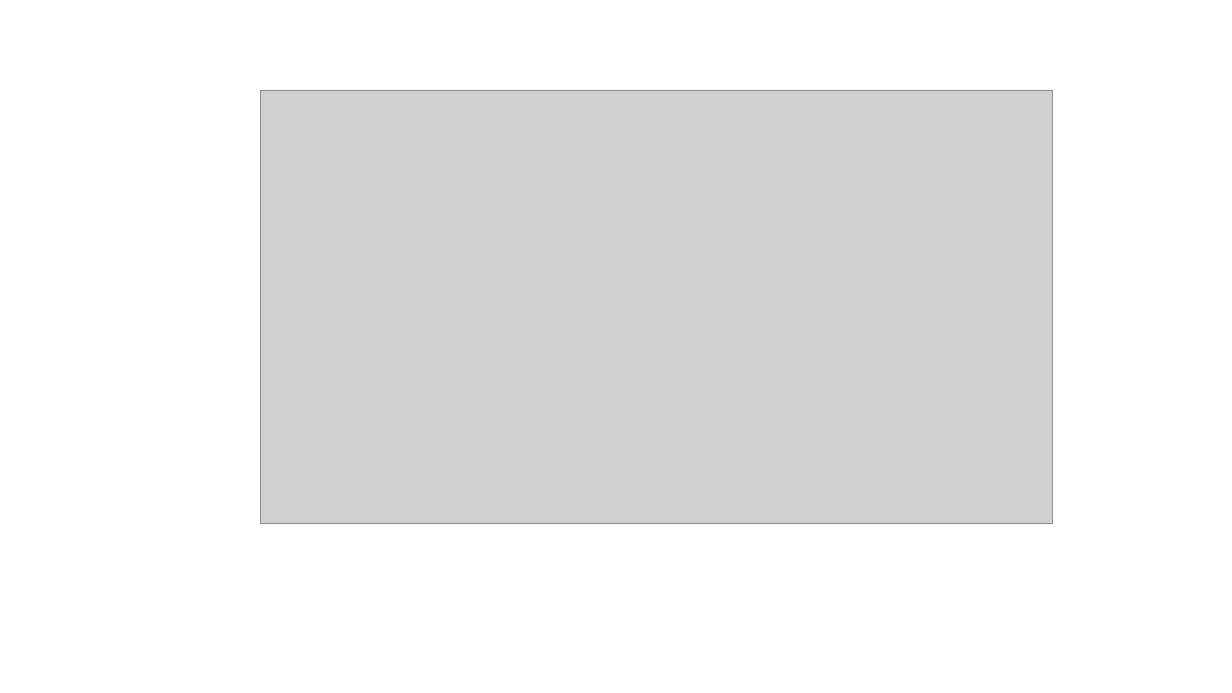
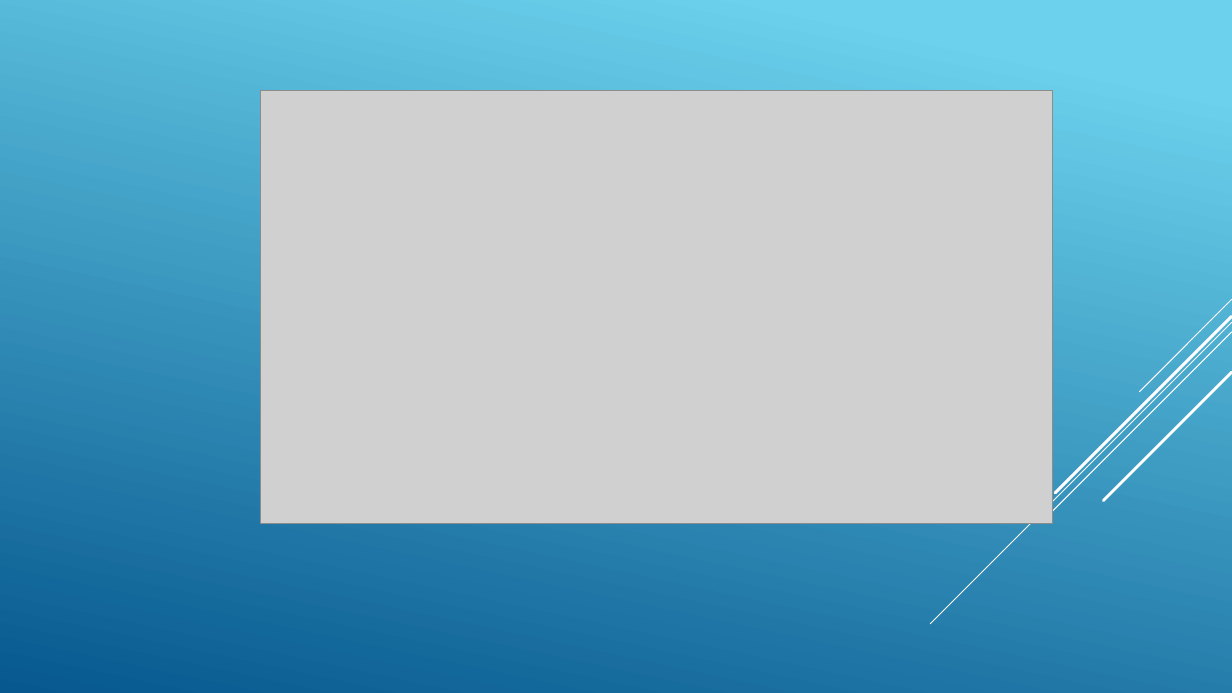
Before and after one commit to fvalverdeu/ChapterHundred-CodingDojo, a slide deck: slide 2 of example/DOM.pptx. Drawn at 1232x693 pixels with LibreOffice and Linux fonts; fonts in the diff are those of the drawing; grey boxes stand for pictures. Boxes give left, top, right and bottom in pixels: in the first picture for what was removed or moved away, otherwise in the second. Text is boxed around its words. In the diff, an @@ line names an element or a change of style, - is before the commit and + after.

```diff
--- a/example/DOM.pptx
+++ b/example/DOM.pptx
@@ background #FFFFFF to gradient #6ED2EB to #06588E @@
@@ group added at [931,299,1232,624]: 5 lines @@
```
Also in this commit, not shown: 1 other slide changed.
